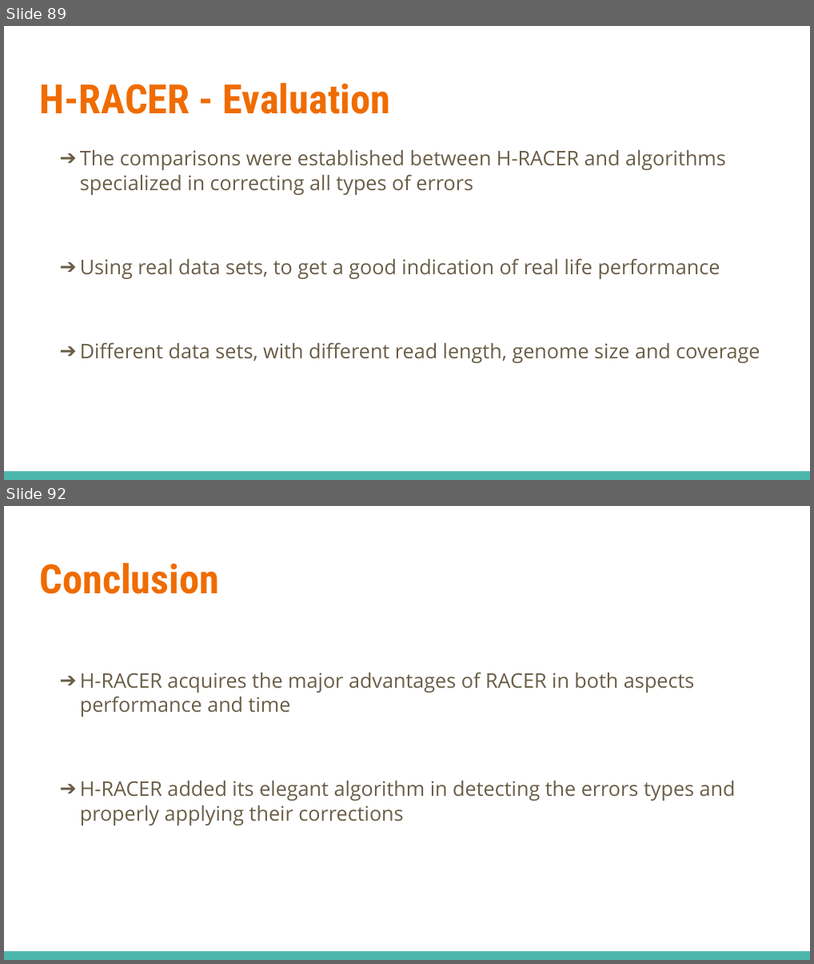
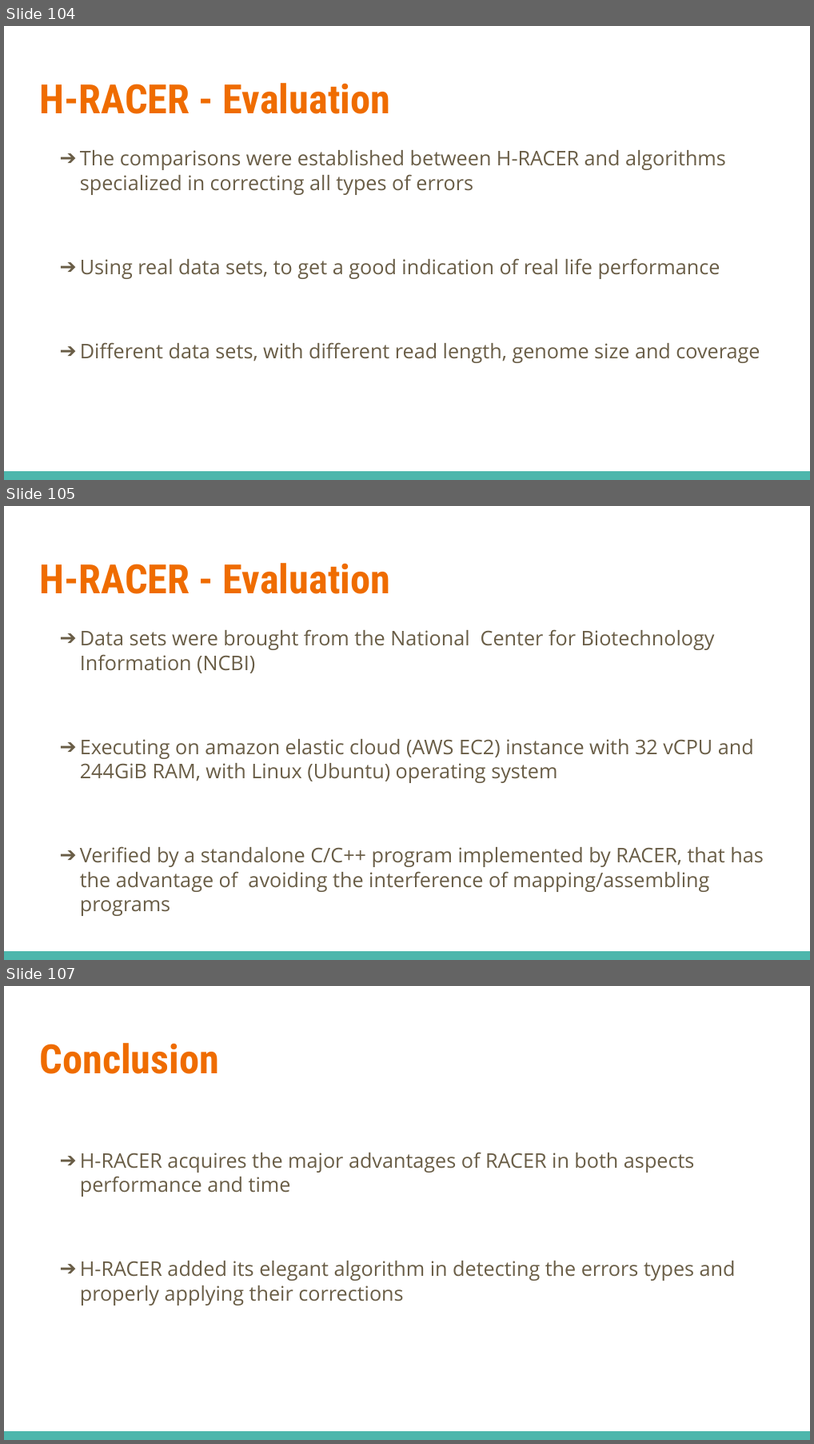
Before and after one commit to salmagomaa/masters-seminar, a slide deck: Presentation/DNA_Seq_Error_Corr_Alg.odp. Shown one above the other, each under a label of ours: slides 89 and 92 before the commit, slides 104, 105 and 107 after it; the slides between them are not shown. The pictures are 814x964 and 814x1444 pixels, drawn with LibreOffice and Linux fonts; fonts in the diff are those of the drawing. Boxes give left, top, right and bottom in pixels: in the first picture for what was removed or moved away, otherwise in the second. Text is boxed around its words. In the diff, an @@ line names an element or a change of style, - is before the commit and + after.

```diff
--- a/Presentation/DNA_Seq_Error_Corr_Alg.odp
+++ b/Presentation/DNA_Seq_Error_Corr_Alg.odp
@@ slide 105 added at (x1=4, y1=506, x2=810, y2=960), background #FFFFFF; not listed: 1 template element that a slide beside it also shows @@
@@ title added at (x1=39, y1=563, x2=390, y2=594), 36 pt, text #EF6C00, bold @@
+H-RACER - Evaluation
@@ text added at (x1=80, y1=629, x2=763, y2=916), 18 pt, text #695D46 @@
+➔ Data sets were brought from the National Center for Biotechnology Information (NCBI)
+➔ Executing on amazon elastic cloud (AWS EC2) instance with 32 vCPU and 244GiB RAM, with Linux (Ubuntu) operating system
+➔ Verified by a standalone C/C++ program implemented by RACER, that has the advantage of avoiding the interference of mapping/assembling programs
@@ what was slide 89 is now slide 104 @@
@@ what was slide 92 is now slide 107 @@
```
Also in this commit, not shown: 22 slides changed, 16 other slides added, 27 other files.
